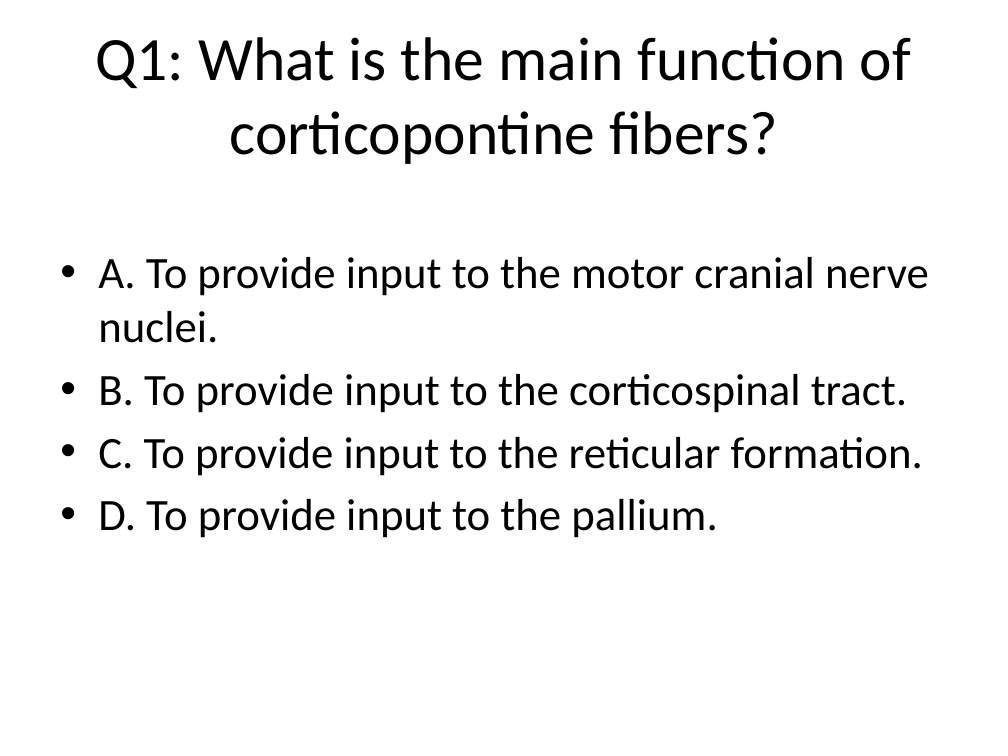
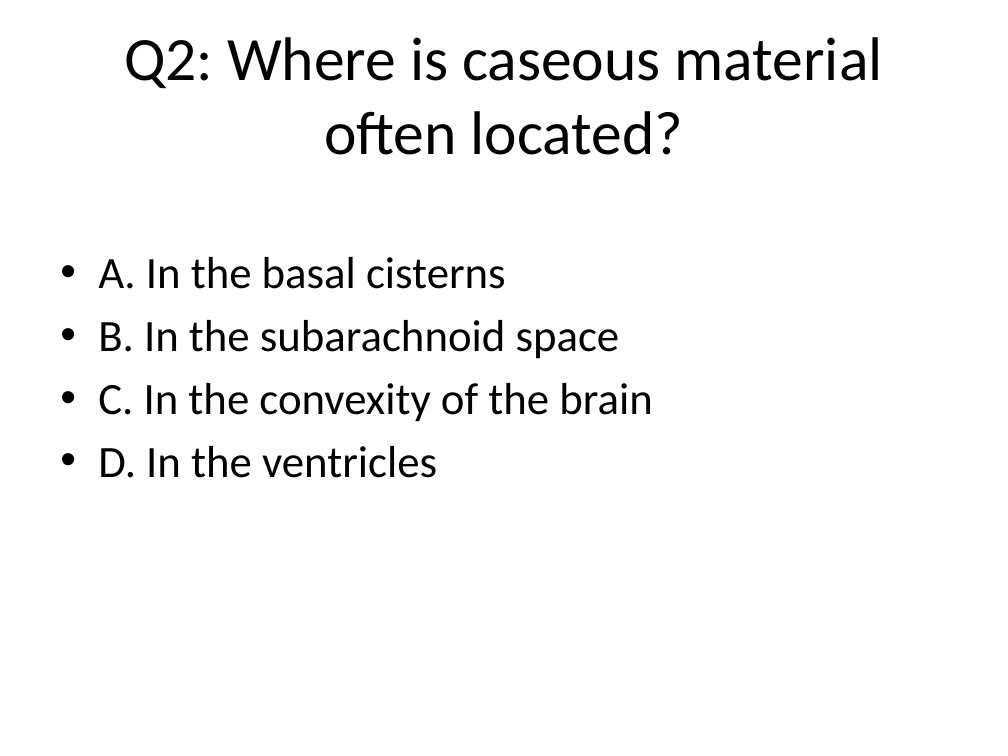
Before and after one commit to possibly-nrs-14/rag-sme, a slide deck: slide 2 of exports/quiz.pptx (slide 1 before the commit). Drawn at 1008x756 pixels with LibreOffice and Linux fonts; fonts in the diff are those of the drawing. Boxes give left, top, right and bottom in pixels: in the first picture for what was removed or moved away, otherwise in the second. Text is boxed around its words. In the diff, an @@ line names an element or a change of style, - is before the commit and + after.

```diff
--- a/exports/quiz.pptx
+++ b/exports/quiz.pptx
@@ title at (124, 37, 883, 155): text changed @@
-Q1: What is the main function of corticopontine fibers?
+Q2: Where is caseous material often located?
@@ text at (98, 257, 653, 478): text changed @@
-• A. To provide input to the motor cranial nerve nuclei.
-• B. To provide input to the corticospinal tract.
-• C. To provide input to the reticular formation.
-• D. To provide input to the pallium.
+• A. In the basal cisterns
+• B. In the subarachnoid space
+• C. In the convexity of the brain
+• D. In the ventricles
```
Also in this commit, not shown: 1 other slide changed, 2 slides added, 8 other files.
